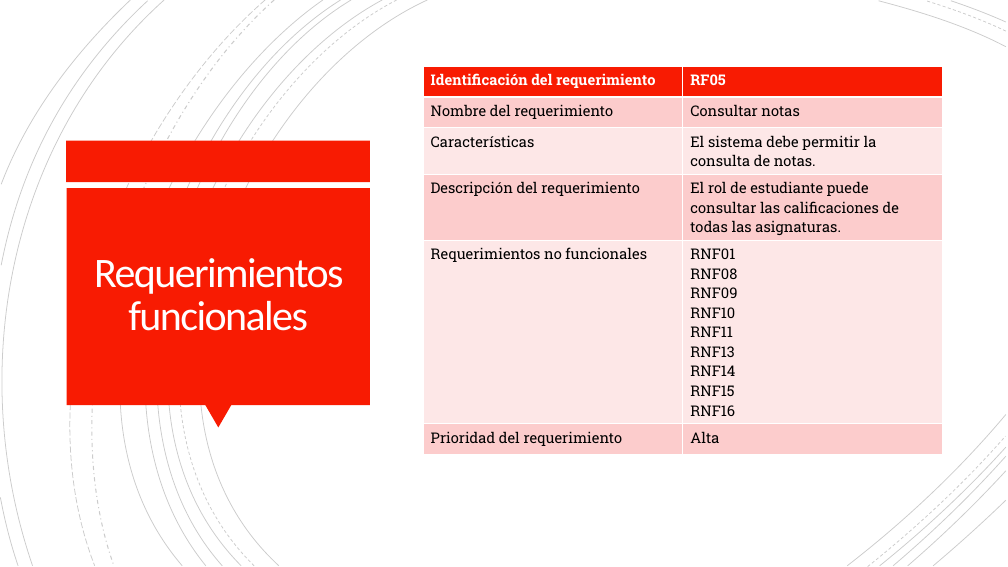
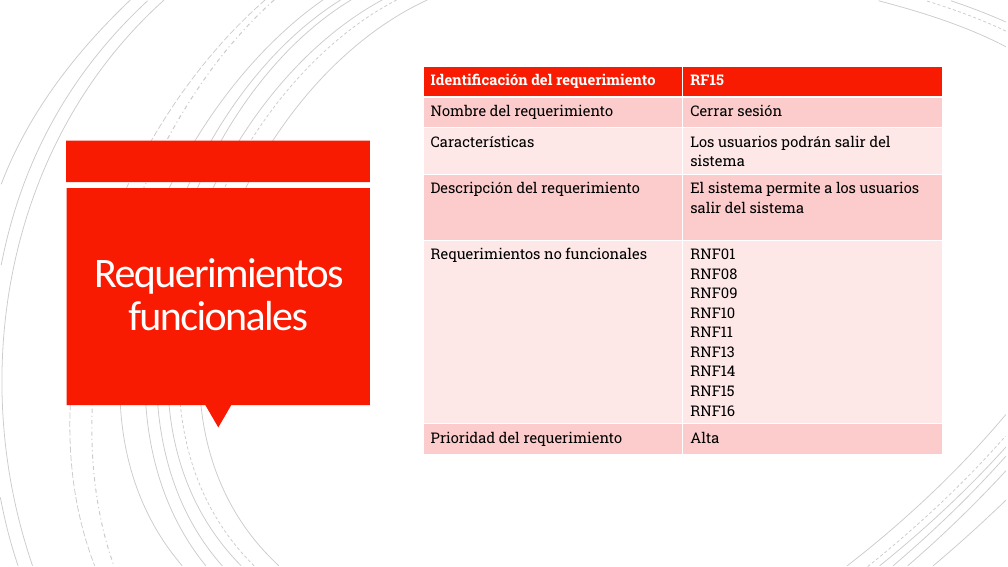
Before and after one commit to Dillan444/PROYECTO_SENA, a slide deck: slide 45 of PLANTEAMIENTO_DEL_PROBLEMA.pptx (slide 35 before the commit). Drawn at 1008x567 pixels with LibreOffice and Linux fonts; fonts in the diff are those of the drawing. Boxes give left, top, right and bottom in pixels: in the first picture for what was removed or moved away, otherwise in the second. Text is boxed around its words. In the diff, an @@ line names an element or a change of style, - is before the commit and + after.

Commit message:
doc:RF_RNF.V11.17/04/2021
Se corrigen los requerimientos funcionales y los no funcionales de acuerdo con las observaciones que se hicieron en la sustentación.

```diff
--- a/PLANTEAMIENTO_DEL_PROBLEMA.pptx
+++ b/PLANTEAMIENTO_DEL_PROBLEMA.pptx
@@ table at (423,67,942,450) @@
-row 1, column 2: RF05
+row 1, column 2: RF15
-row 2, column 2: Consultar notas
+row 2, column 2: Cerrar sesión
-row 3, column 2: El sistema debe permitir la consulta de notas.
+row 3, column 2: Los usuarios podrán salir del sistema
-row 4, column 2: El rol de estudiante puede consultar las calificaciones de todas las asignaturas.
+row 4, column 2: El sistema permite a los usuarios salir del sistema
```
Also in this commit, not shown: 8 other slides changed, 21 slides added, 2 slides removed, 1 other file.
